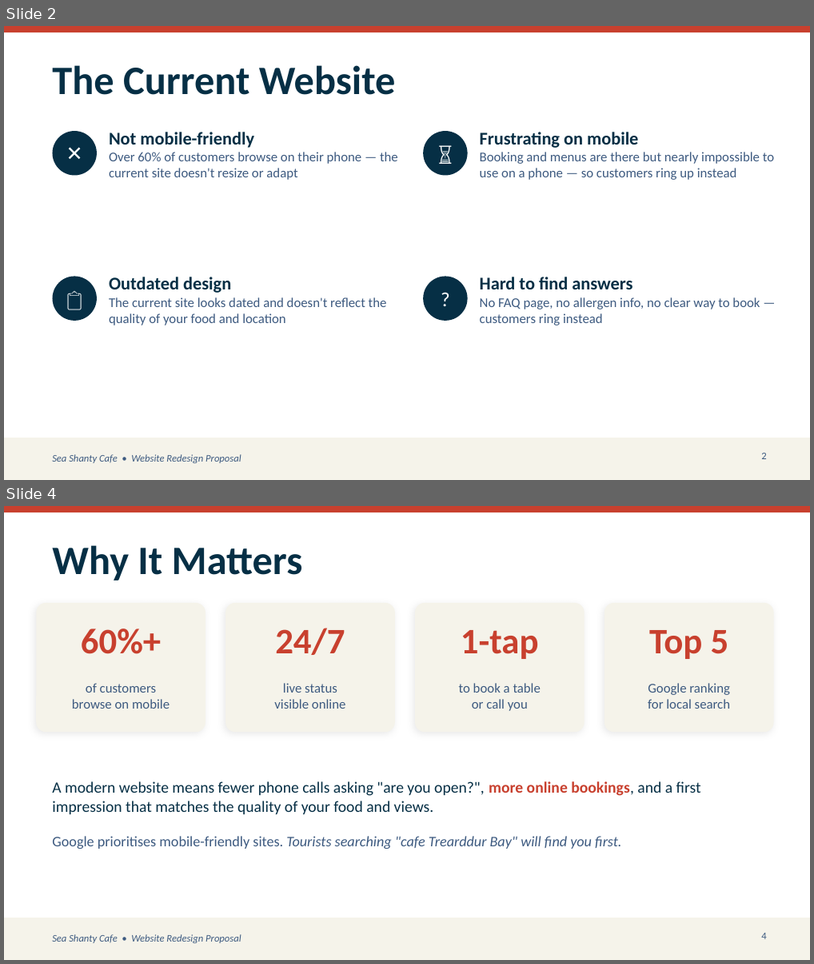
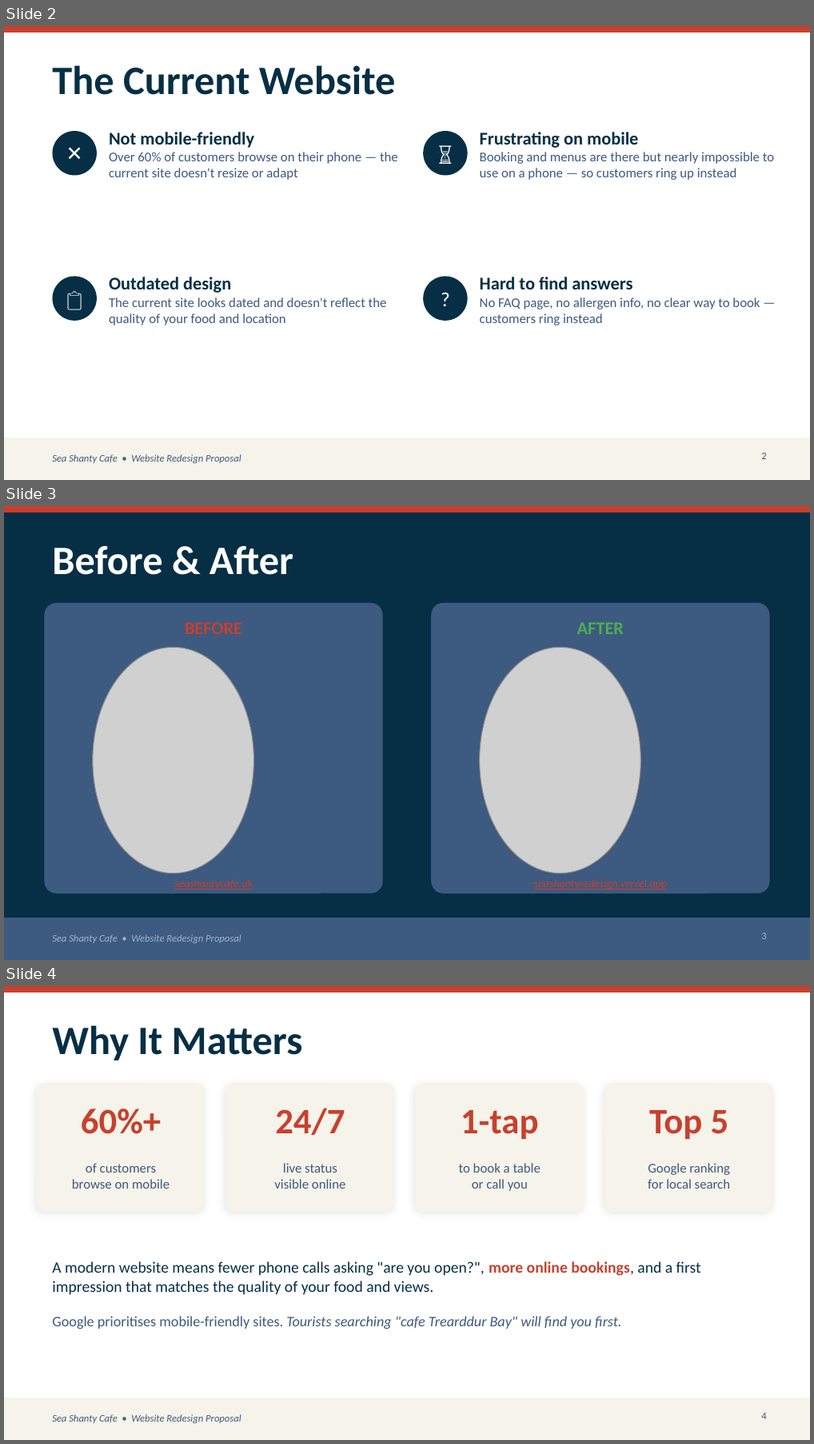
Before and after one commit to maxwalsh0-ctrl/seashantyredesign, a slide deck: SeaShanty_Redesign_Pitch.pptx. Shown one above the other, each under a label of ours: slides 2 and 4 before the commit, slides 2, 3 and 4 after it; the slides between them are not shown. The pictures are 814x964 and 814x1444 pixels, drawn with LibreOffice and Linux fonts; fonts in the diff are those of the drawing; grey boxes stand for pictures. Boxes give left, top, right and bottom in pixels: in the first picture for what was removed or moved away, otherwise in the second. Text is boxed around its words. In the diff, an @@ line names an element or a change of style, - is before the commit and + after.

```diff
--- a/SeaShanty_Redesign_Pitch.pptx
+++ b/SeaShanty_Redesign_Pitch.pptx
@@ slide 3 added at (4,506,810,960), background #062F45; not listed: 1 template element that a slide beside it also shows @@
@@ text added at (52,546,294,575), 36 pt, text #FFFFFF, bold @@
+Before & After
@@ rounded rectangle added at (44,603,383,893), fill #3D5A80 @@
@@ text added at (185,622,242,634), 16 pt, text #C8402E, bold @@
+BEFORE
@@ rounded rectangle added at (431,603,770,893), fill #3D5A80 @@
@@ text added at (578,622,624,634), 16 pt, text #4CAF50, bold @@
+AFTER
@@ picture added at (93,647,254,873) @@
@@ picture added at (480,647,641,873) @@
@@ text added at (174,879,253,889), 10 pt, text #C8402E, italic, underline @@
+seashantycafe.uk
@@ text added at (534,879,667,889), 10 pt, text #C8402E, italic, underline @@
+seashantyredesign.vercel.app
@@ rectangle added at (4,917,810,960), fill #3D5A80 @@
@@ text added at (52,934,242,943), 9 pt, text #A1B2CE, italic @@
+Sea Shanty Cafe • Website Redesign Proposal
@@ page number added at (762,932,766,939), 9 pt, text #A1B2CE @@
+3
```
Also in this commit, not shown: 1 slide changed, 1 slide removed.
